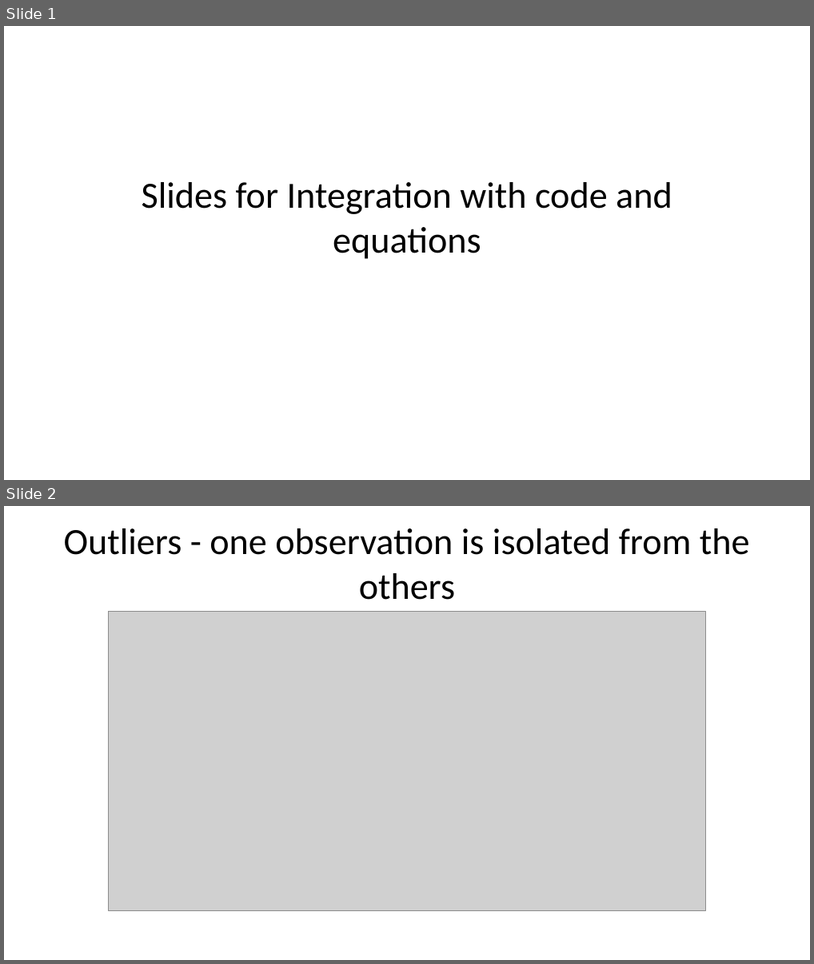
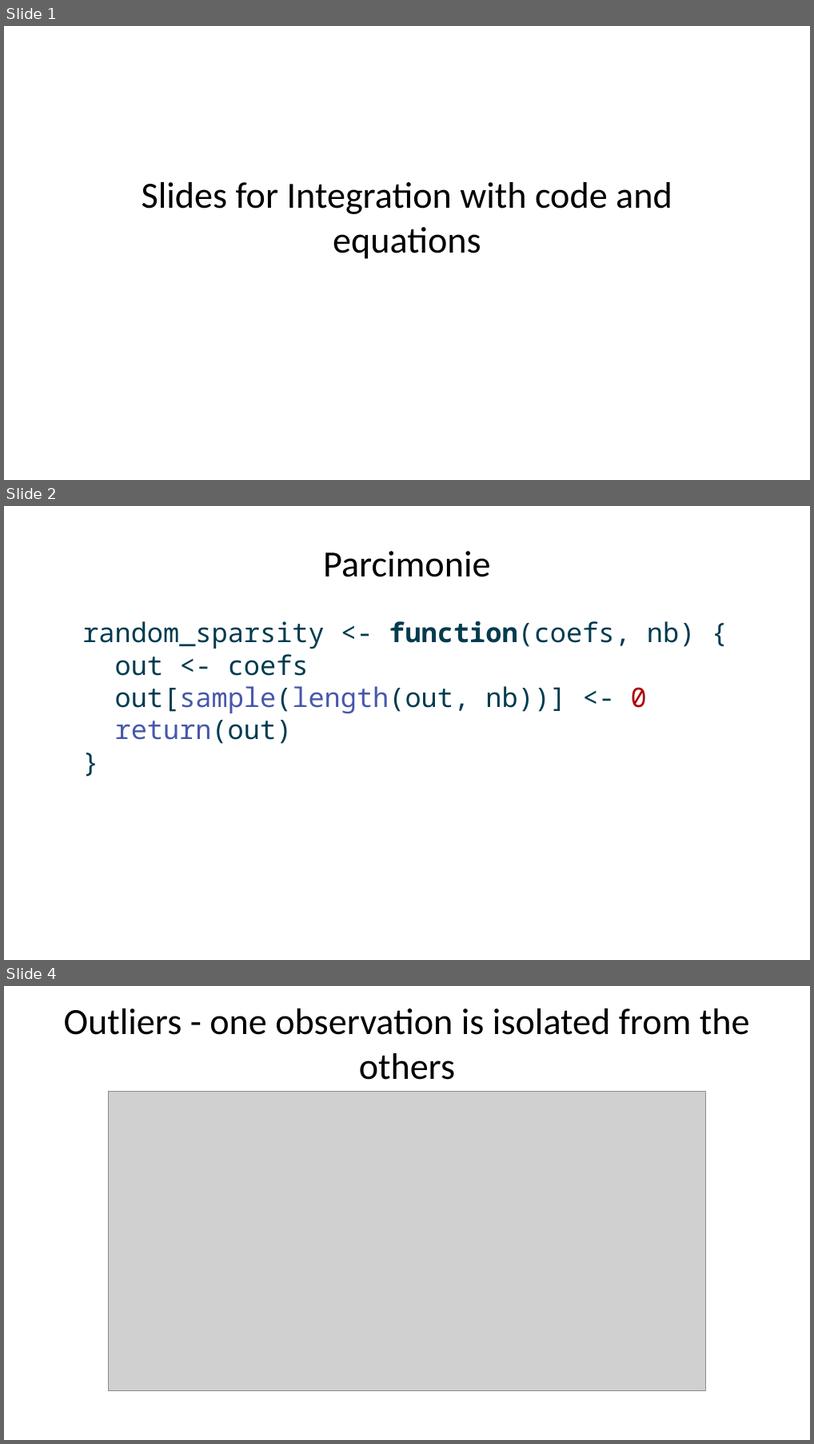
Before and after one commit to IFB-ElixirFr/EBIII_N2, a slide deck: 02Integration/99_slides_with_Rcode.pptx. Shown one above the other, each under a label of ours: slides 1 and 2 before the commit, slides 1, 2 and 4 after it; the slides between them are not shown. The pictures are 814x964 and 814x1444 pixels, drawn with LibreOffice and Linux fonts; fonts in the diff are those of the drawing; grey boxes stand for pictures. Boxes give left, top, right and bottom in pixels: in the first picture for what was removed or moved away, otherwise in the second. Text is boxed around its words. In the diff, an @@ line names an element or a change of style, - is before the commit and + after.

Commit message:
update slides with code

```diff
--- a/02Integration/99_slides_with_Rcode.pptx
+++ b/02Integration/99_slides_with_Rcode.pptx
@@ slide 2 added at [4, 506, 810, 960], background #FFFFFF @@
@@ title added at [323, 551, 490, 577], 33 pt, text #000000 @@
+Parcimonie
@@ text added at [82, 621, 696, 744], 24 pt, text #003B4F @@
+random_sparsity <- function(coefs, nb) {
+out <- coefs
+out[sample(length(out, nb))] <- 0
+return(out)
+}
@@ what was slide 2 is now slide 4 @@
```
Also in this commit, not shown: 1 other slide added, 12 other files.
